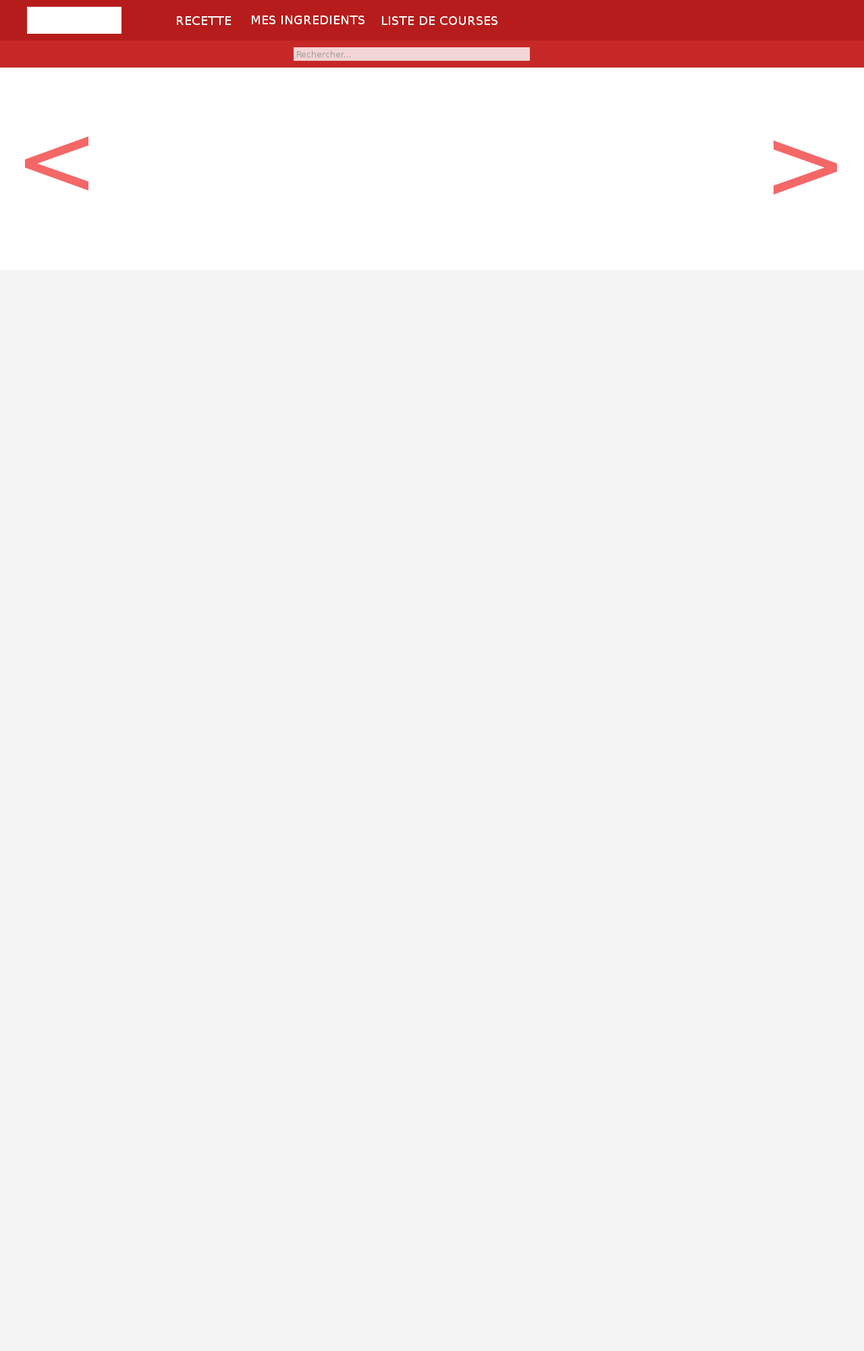
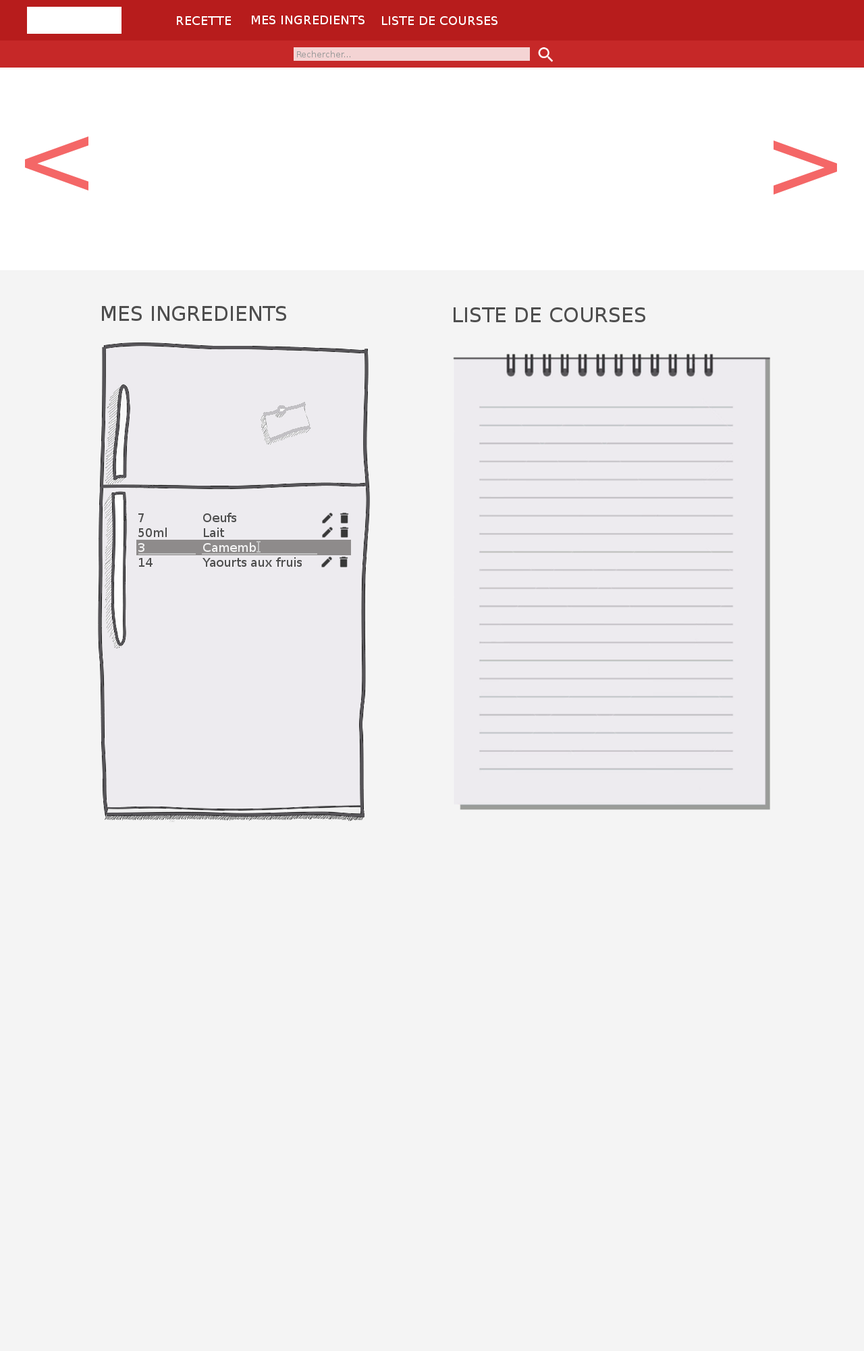
Before/after of a 864×1351 layered artwork. What changed in the layer stack:
added layer "ic_search_white_24dp_2x.png" in group "Barre de recherche" over <box>538,47,554,63</box>
added group "Mes ingrédients" with 18 layers above "Ma liste de courses" over <box>97,305,371,822</box>
added group "edit ingrédient" with 5 layers in group "Mes ingrédients" over <box>136,539,352,556</box>
added layer "3 Camemb" in group "edit ingrédient" over <box>138,542,256,552</box>
added layer "barre camembert" in group "edit ingrédient" over <box>201,553,318,555</box>
added layer "fond-edit-ingredient" in group "edit ingrédient" over <box>136,539,352,556</box>
added layer "ic_delete_white_24dp_2x.png" in group "Mes ingrédients" over <box>339,511,350,524</box>
added layer "Copie de Copie de Copie de ic_mode_edit_white_24dp_2x.png" in group "Mes ingrédients" over <box>322,526,334,538</box>
added layer "Copie de Copie de ic_mode_edit_white_24dp_2x.png" in group "Mes ingrédients" over <box>322,540,334,552</box>
added layer "Copie de ic_mode_edit_white_24dp_2x.png" in group "Mes ingrédients" over <box>321,555,333,568</box>
added layer "ic_mode_edit_white_24dp_2x.png" in group "Mes ingrédients" over <box>322,511,334,524</box>
added group "Liste" with 1 layers in group "Mes ingrédients" over <box>138,512,302,567</box>
added layer "7 Oeufs ..." in group "Liste" over <box>138,512,302,567</box>
added layer "MES INGREDIENTS #2" in group "Mes ingrédients" over <box>101,305,287,321</box>
added layer "Réfrigérateur" in group "Mes ingrédients" over <box>97,342,371,822</box>
added group "Ma liste de courses" with 2 layers above "Arrière-plan" over <box>453,307,772,810</box>
added layer "LISTE DE COURSES" in group "Ma liste de courses" over <box>453,307,646,323</box>
added layer "Liste de courses" in group "Ma liste de courses" over <box>453,353,772,810</box>
…and 5 more changes (5 added)
